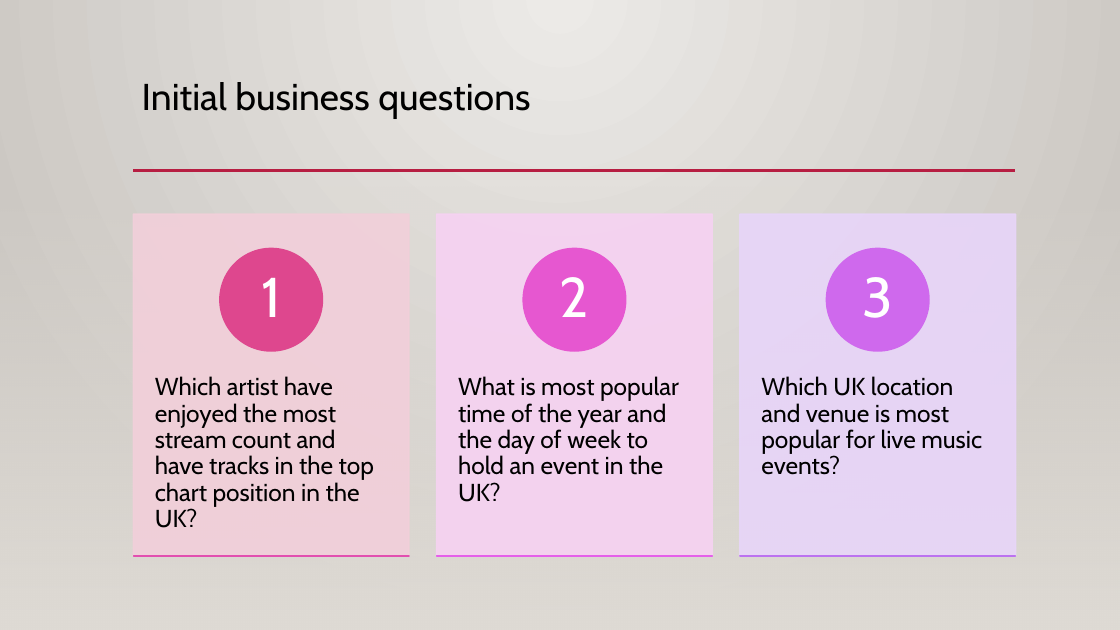
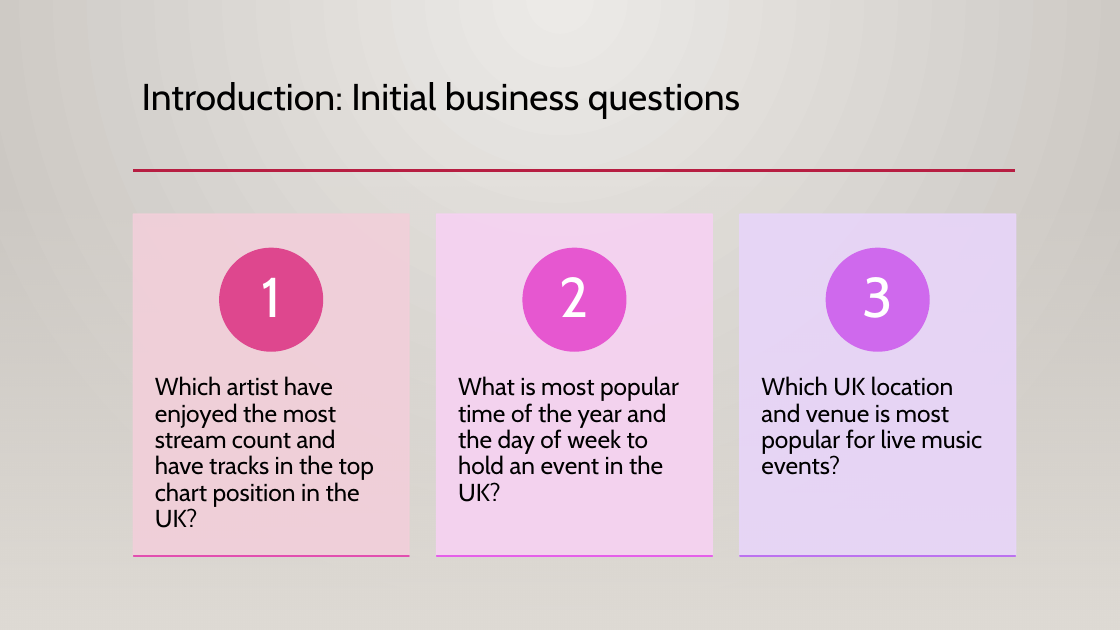
Before and after one commit to mahyarshu/Gigalytics, a slide deck: slide 9 of documents/Presentation/Innovators.pptx. Drawn at 1120x630 pixels with LibreOffice and Linux fonts; fonts in the diff are those of the drawing; background and template pictures are left out. Boxes give left, top, right and bottom in pixels: in the first picture for what was removed or moved away, otherwise in the second. Text is boxed around its words. In the diff, an @@ line names an element or a change of style, - is before the commit and + after.

```diff
--- a/documents/Presentation/Innovators.pptx
+++ b/documents/Presentation/Innovators.pptx
@@ title at [142,82,740,118]: text changed @@
-Initial business questions
+Introduction: Initial business questions
```
Also in this commit, not shown: 16 other slides changed, 1 slide added, 1 slide removed.
